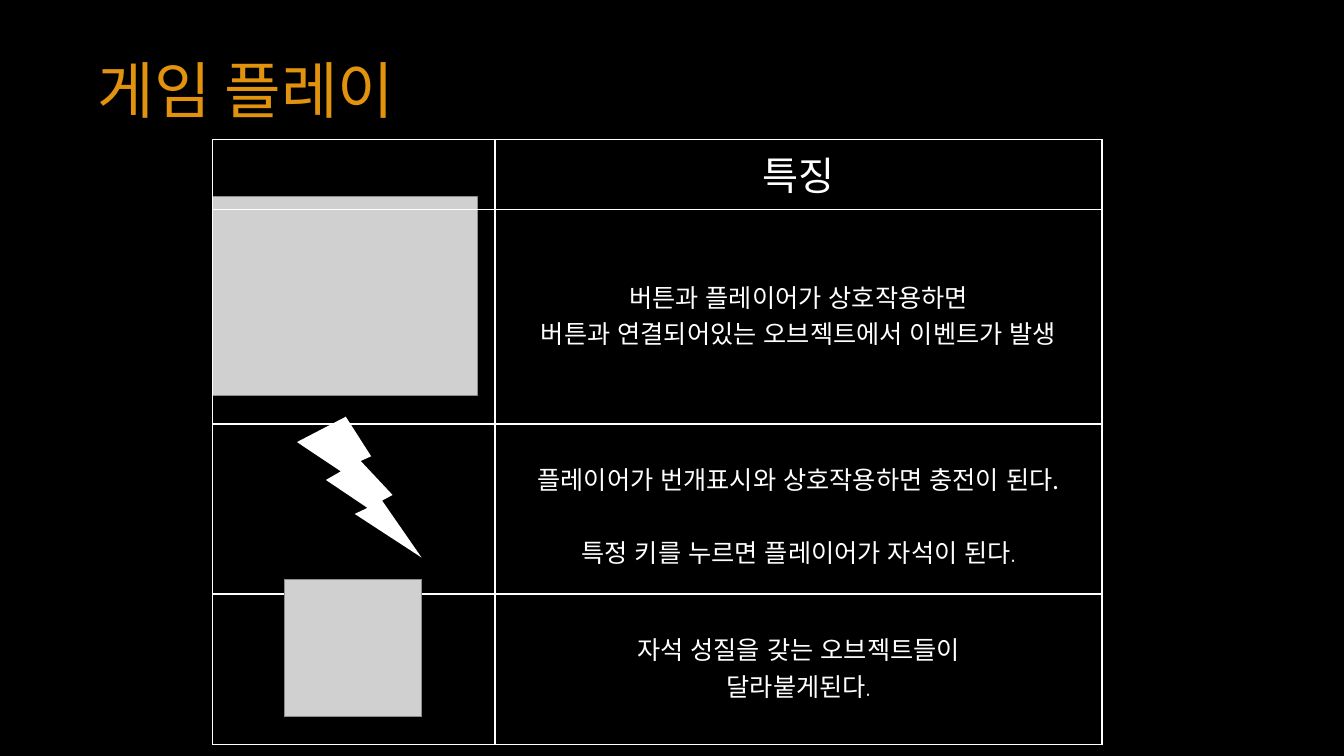
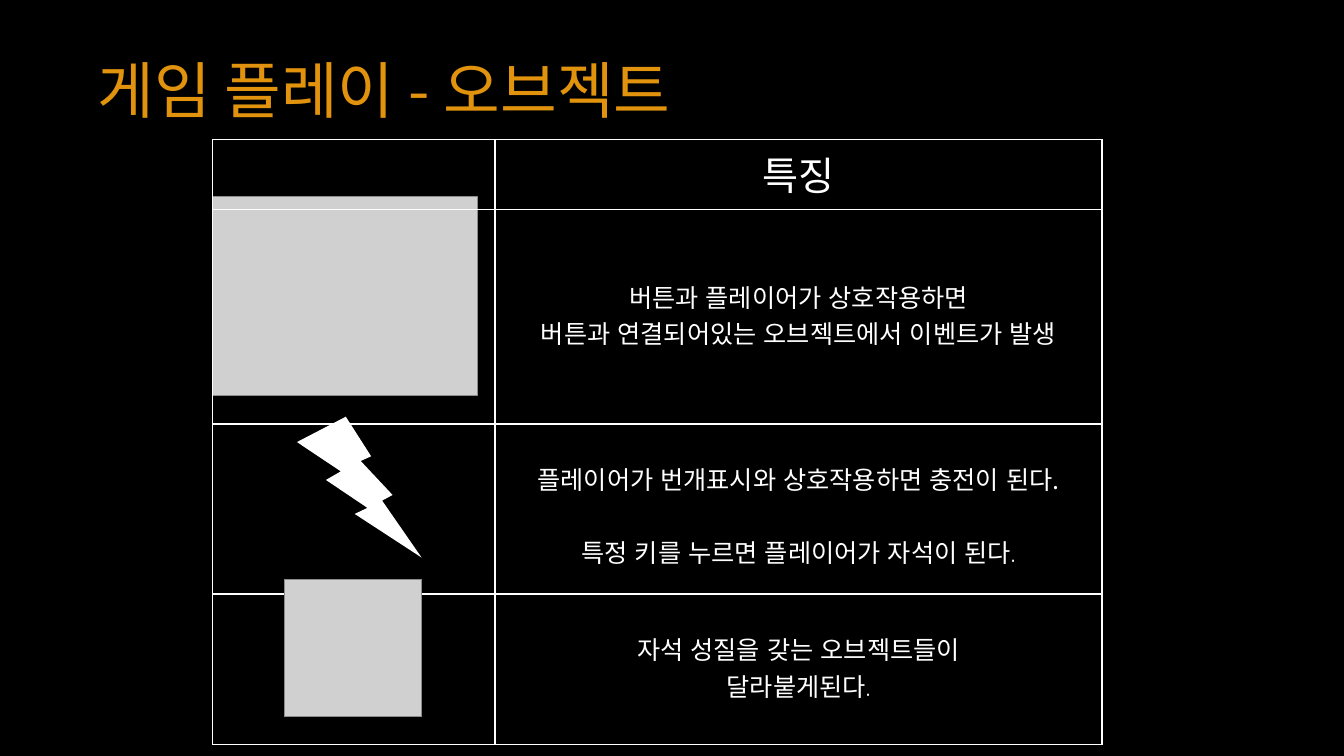
Before and after one commit to YKTeam/Room503, a slide deck: slide 13 of Document/Escape Cube(가제) ppt.pptx. Drawn at 1344x756 pixels with LibreOffice and Linux fonts; fonts in the diff are those of the drawing; grey boxes stand for pictures. Boxes give left, top, right and bottom in pixels: in the first picture for what was removed or moved away, otherwise in the second. Text is boxed around its words. In the diff, an @@ line names an element or a change of style, - is before the commit and + after.

```diff
--- a/Document/Escape Cube(가제) ppt.pptx
+++ b/Document/Escape Cube(가제) ppt.pptx
@@ text at box(97, 62, 671, 118): text changed @@
-게임 플레이
+게임 플레이 - 오브젝트
```
Also in this commit, not shown: 9 other slides changed, 6 slides added, 3 slides removed.
